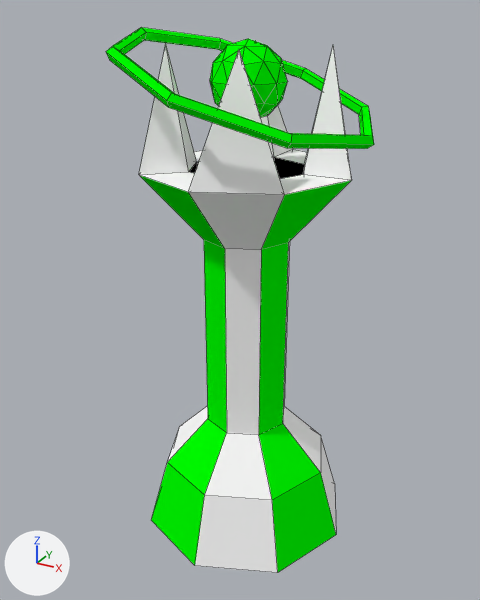
One commit to the Blender file AsyncTD/RawAssets/tower.blend: the scene before it, then after it.
Both versions are drawn from a 50 mm lens placed at (1.31, -2.44, 2.35), pointed at (-0.03, -0.01, 1.14). Every picture has the same lights, and +X, +Y and +Z are marked at lower left. Mesh edges are drawn as thin lines.
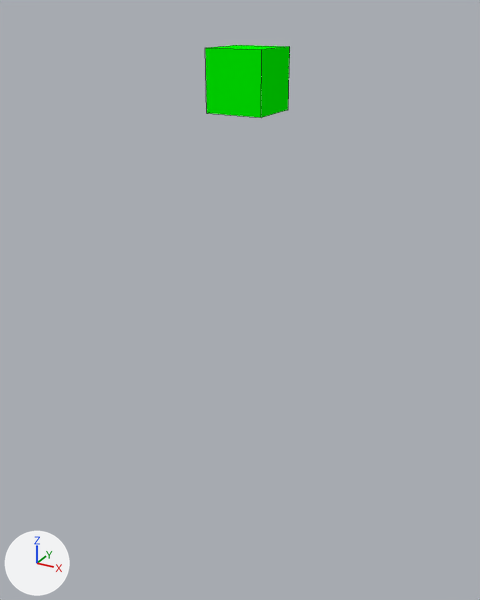
Location of each change, [x1, y1, x2, y2] in pixels of the pictures (480 x 600 px):
```json
{"object": "Icosphere.006", "change": "hidden", "before": [139, 44, 351, 573]}
{"object": "Torus.001", "change": "hidden", "before": [106, 27, 374, 149], "on screen": "green"}
{"object": "Icosphere.007", "change": "reshaped", "before": [210, 39, 287, 117], "after": [205, 45, 290, 118], "on screen": "10% wider, 6% shorter"}
```

The change, as JSON lines over the scene's bpy script:
```json
{"block": "me_icosphere_007", "where": "# used by ob_icosphere_007; location = (0.0, 0.0, 0.0)"}
{"op": "remove", "block": "me_icosphere_007", "code": "me_icosphere_007.from_pydata(...)  # 42 vertices, 80 faces; spans x -0.149..0.149, y -0.157..0.157, z 1.928..2.242"}
{"op": "add", "block": "me_icosphere_007", "code": "me_icosphere_007.from_pydata(...)  # 8 vertices, 6 faces; spans x -0.121..0.121, y -0.121..0.121, z 1.967..2.21"}
{"block": "me_icosphere_007", "change": "me_icosphere_007 part 1: the whole mesh is rebuilt"}
{"op": "add", "block": "ob_icosphere_006", "code": "ob_icosphere_006.hide_set(True)  # its collection is switched off"}
{"op": "add", "block": "ob_torus_001", "code": "ob_torus_001.hide_set(True)  # its collection is switched off"}
```
